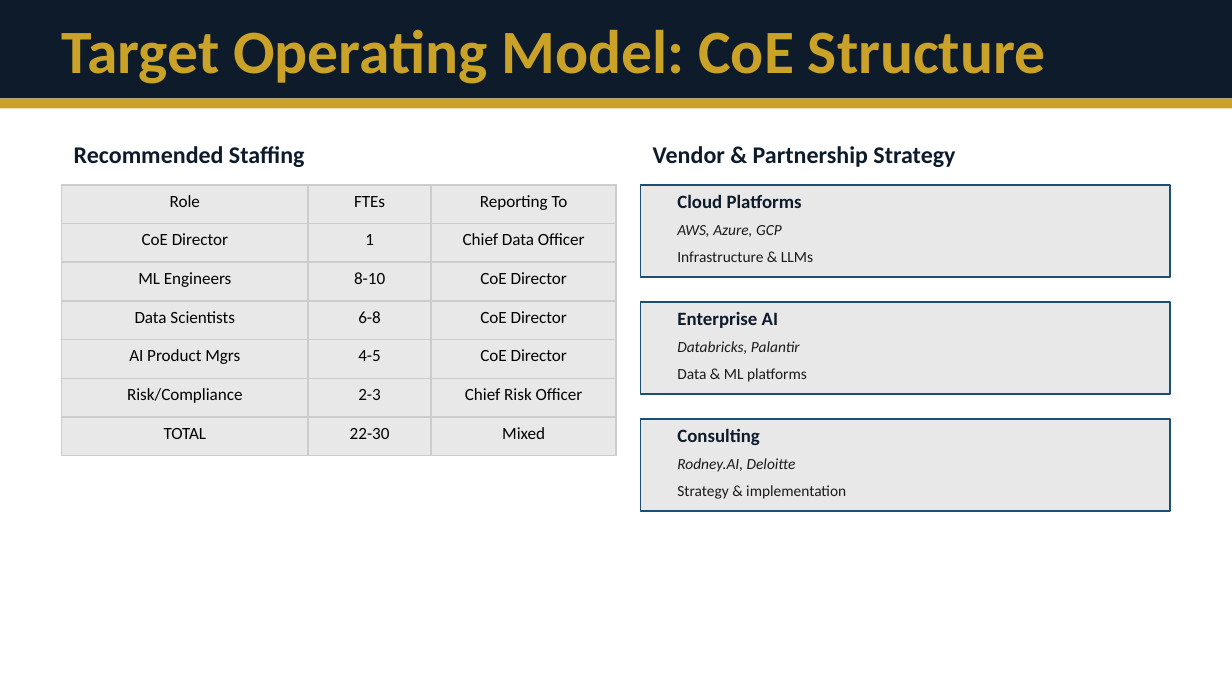
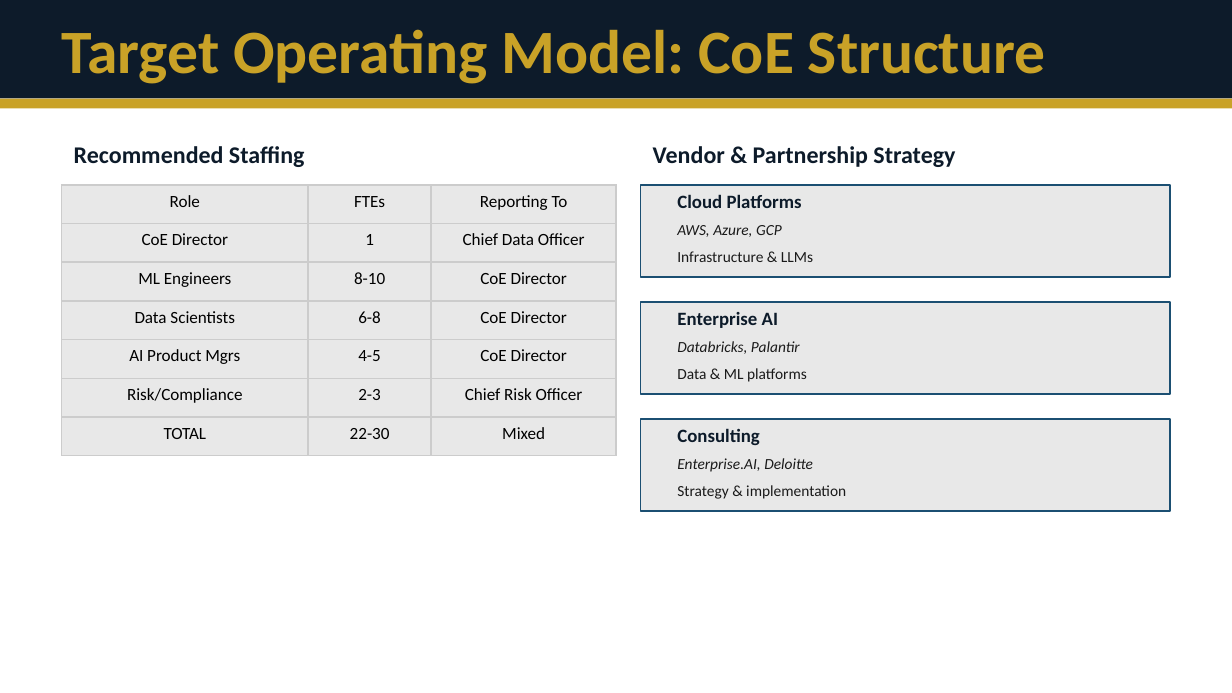
Before and after one commit to rodneyjerry-debug/rodney-ai, a slide deck: slide 9 of resources/board-ai-briefing-pack-template.pptx. Drawn at 1232x693 pixels with LibreOffice and Linux fonts; fonts in the diff are those of the drawing. Boxes give left, top, right and bottom in pixels: in the first picture for what was removed or moved away, otherwise in the second. Text is boxed around its words. In the diff, an @@ line names an element or a change of style, - is before the commit and + after.

```diff
--- a/resources/board-ai-briefing-pack-template.pptx
+++ b/resources/board-ai-briefing-pack-template.pptx
@@ text at bbox=[677, 458, 813, 472]: text changed @@
-Rodney.AI, Deloitte
+Enterprise.AI, Deloitte
```
Also in this commit, not shown: 1 other slide changed, 9 other files.
